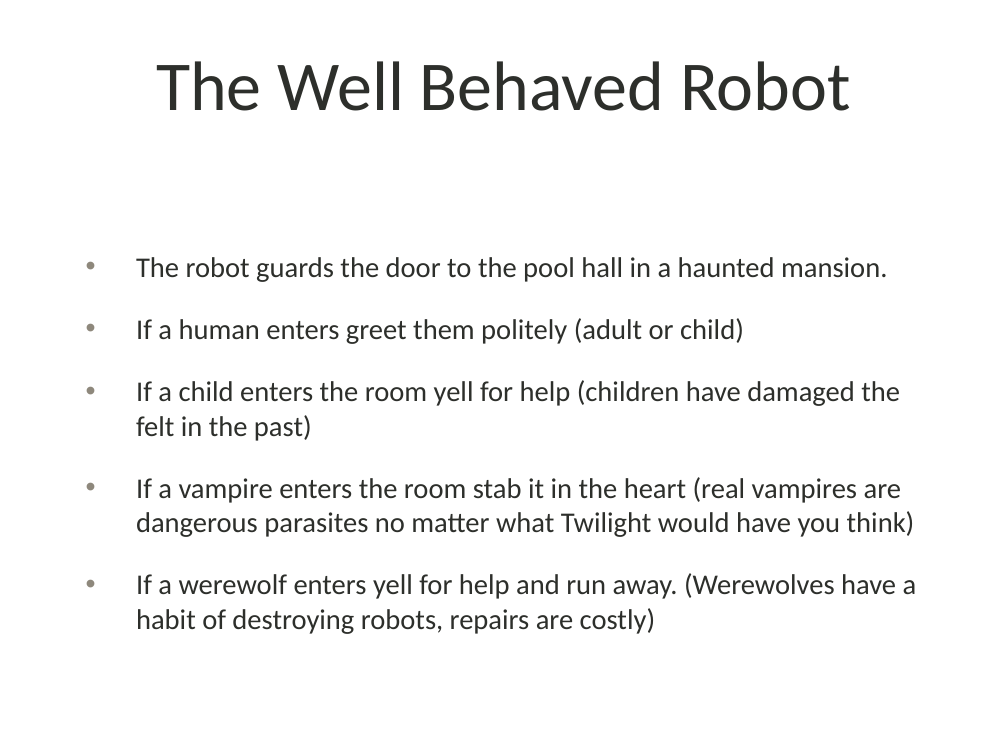
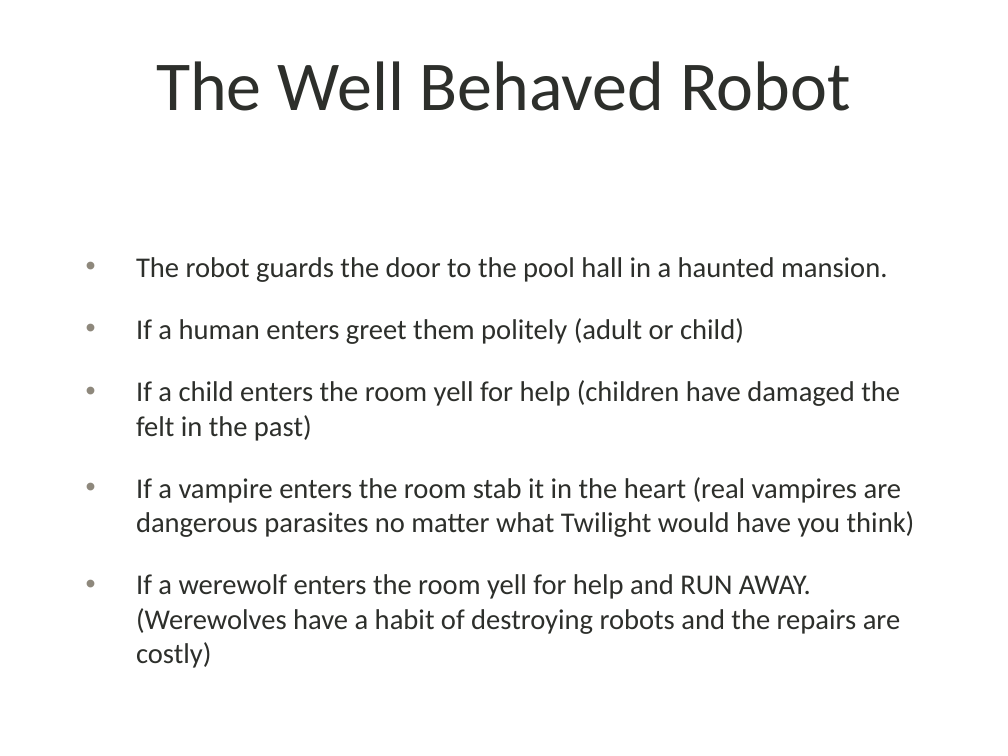
Before and after one commit to fizzyD/good_robot, a slide deck: slide 6 of src/WellBehavedRobot.pptx (slide 4 before the commit). Drawn at 1008x756 pixels with LibreOffice and Linux fonts; fonts in the diff are those of the drawing; background and template pictures are left out. Boxes give left, top, right and bottom in pixels: in the first picture for what was removed or moved away, otherwise in the second. Text is boxed around its words. In the diff, an @@ line names an element or a change of style, - is before the commit and + after.

```diff
--- a/src/WellBehavedRobot.pptx
+++ b/src/WellBehavedRobot.pptx
@@ text at (136, 574, 900, 634): text changed @@
-• If a werewolf enters yell for help and run away. (Werewolves have a habit of destroying robots, repairs are costly)
+• If a werewolf enters the room yell for help and RUN AWAY. (Werewolves have a habit of destroying robots and the repairs are costly)
```
Also in this commit, not shown: 1 other slide changed, 3 slides added, 2 slides removed, 1 other file.
